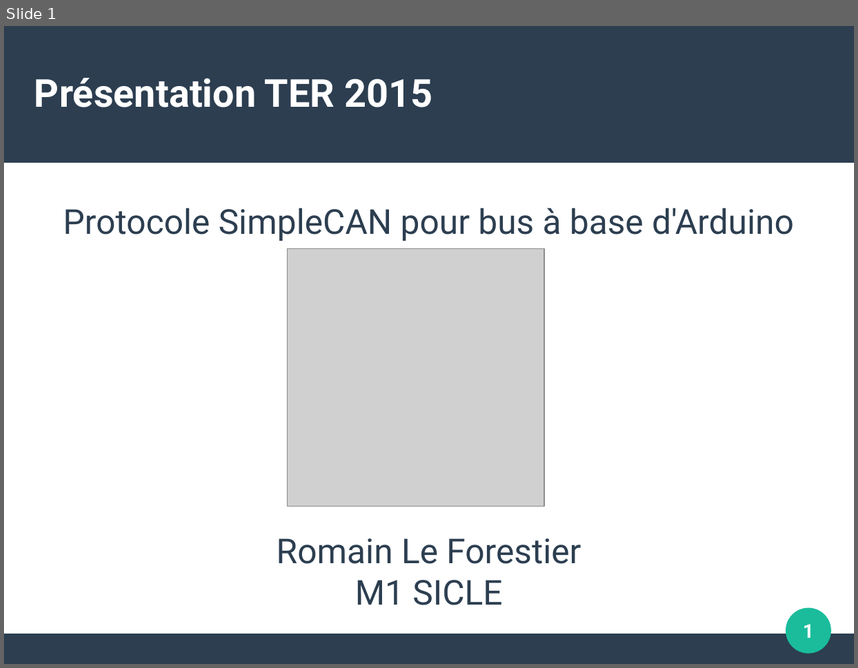
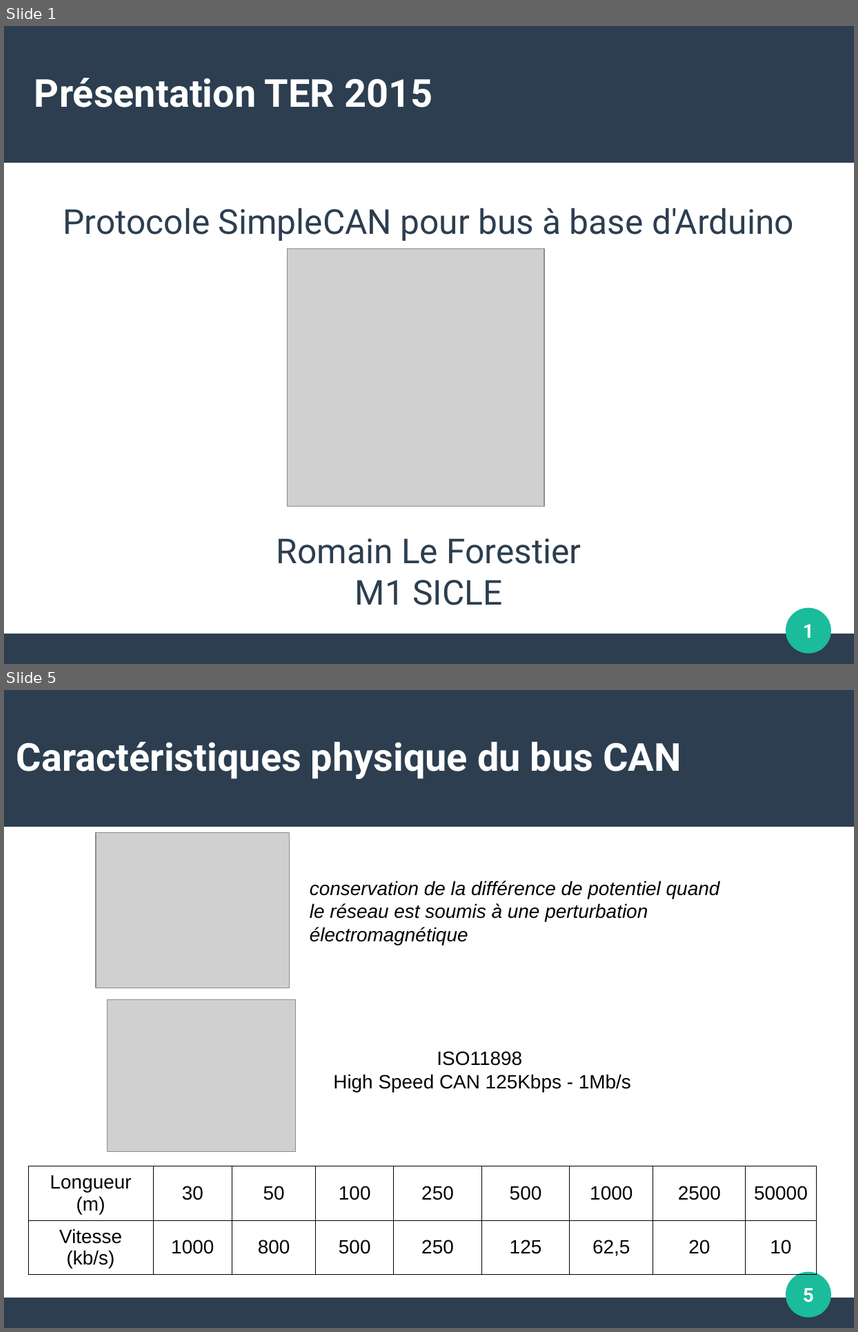
Before and after one commit to surpriserom/Protocole_SimpleCan_Arduino, a slide deck: Document/Presentation_TER.odp. Shown one above the other, each under a label of ours: slide 1 before the commit, slides 1 and 5 after it; the slides between them are not shown. The pictures are 858x668 and 858x1332 pixels, drawn with LibreOffice and Linux fonts; fonts in the diff are those of the drawing; grey boxes stand for pictures. Boxes give left, top, right and bottom in pixels: in the first picture for what was removed or moved away, otherwise in the second. Text is boxed around its words. In the diff, an @@ line names an element or a change of style, - is before the commit and + after.

```diff
--- a/Document/Presentation_TER.odp
+++ b/Document/Presentation_TER.odp
@@ slide 5 added at [4,690,854,1328], background #FFFFFF; not listed: 3 template elements that a slide beside it also shows @@
@@ title added at [16,742,682,779], 36 pt, text #FFFFFF, bold @@
+Caractéristiques physique du bus CAN
@@ picture added at [96,833,290,988] @@
@@ text added at [310,880,720,945], 18 pt, text #000000, italic @@
+conservation de la différence de potentiel quand
+le réseau est soumis à une perturbation
+électromagnétique
@@ picture added at [107,1000,296,1152] @@
@@ text added at [333,1051,631,1092], 18 pt, text #000000 @@
+ISO11898
+High Speed CAN 125Kbps - 1Mb/s
@@ table added at [29,1166,816,1270], 2 rows, 9 columns @@
+Longueur (m) | 30 | 50 | 100 | 250 | 500 | 1000 | 2500 | 50000
+Vitesse (kb/s) | 1000 | 800 | 500 | 250 | 125 | 62,5 | 20 | 10
@@ page number added at [803,1288,814,1302], 18 pt, text #FFFFFF, bold @@
+5
```
Also in this commit, not shown: 2 slides changed, 12 other slides added, 1 slide removed, 7 other files.
